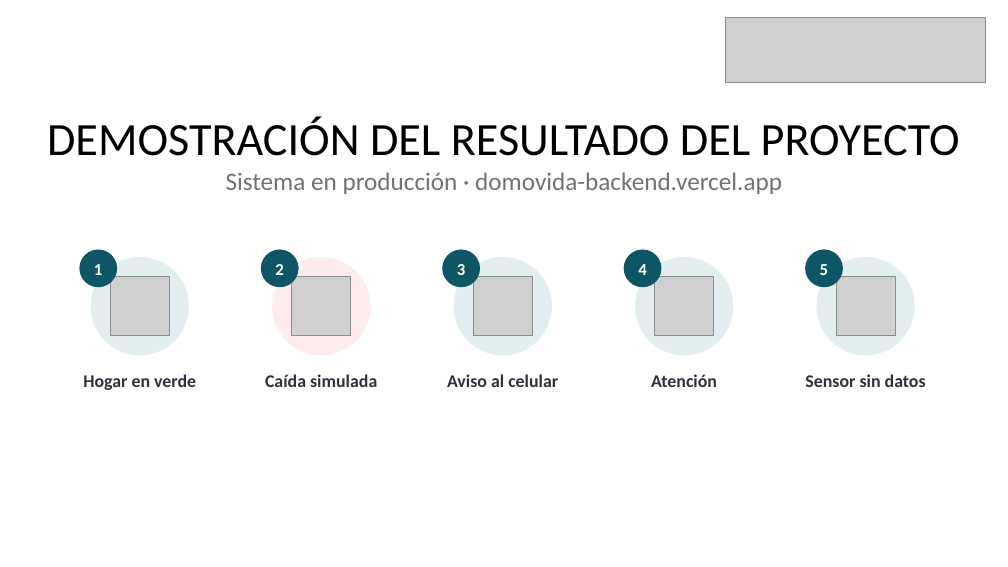
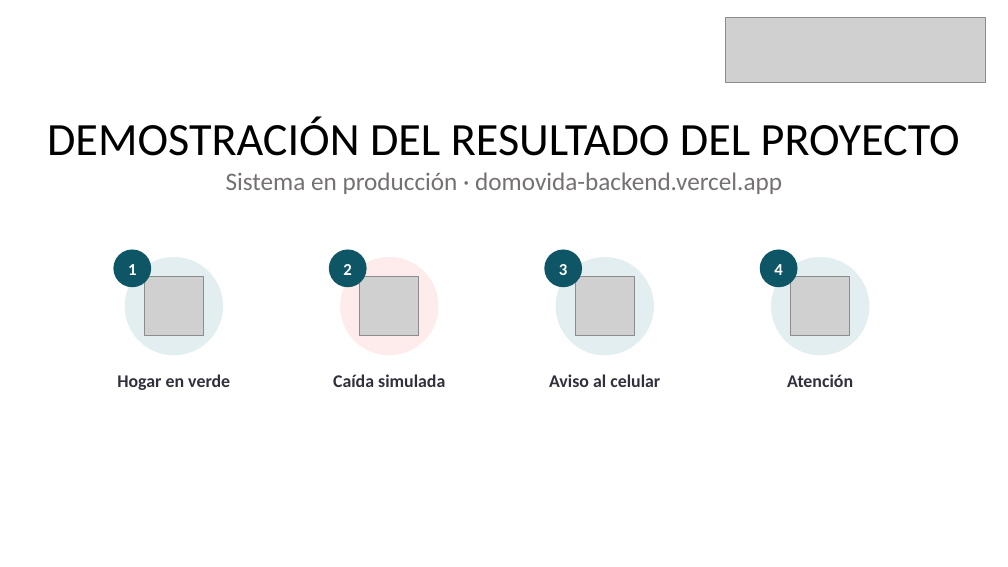
Before and after one commit to AndresVergara74/domovida-backend, a slide deck: slide 15 of docs/fase2/evidencias_proyecto/presentacion/VERGARA_ANDRES_Presentacion_Proyecto_APT_DomoVida.pptx. Drawn at 1008x567 pixels with LibreOffice and Linux fonts; fonts in the diff are those of the drawing; grey boxes stand for pictures. Boxes give left, top, right and bottom in pixels: in the first picture for what was removed or moved away, otherwise in the second. Text is boxed around its words. In the diff, an @@ line names an element or a change of style, - is before the commit and + after.

```diff
--- a/docs/fase2/evidencias_proyecto/presentacion/VERGARA_ANDRES_Presentacion_Proyecto_APT_DomoVida.pptx
+++ b/docs/fase2/evidencias_proyecto/presentacion/VERGARA_ANDRES_Presentacion_Proyecto_APT_DomoVida.pptx
@@ 2 ellipses, 1 picture, 1 text: place and size @@
-2 ellipses, 1 picture, 1 text at [79, 250, 196, 390]
+2 ellipses, 1 picture, 1 text at [113, 250, 230, 390]
@@ 2 ellipses, 1 picture, 1 text: place and size @@
-2 ellipses, 1 picture, 1 text at [261, 250, 377, 387]
+2 ellipses, 1 picture, 1 text at [329, 250, 445, 387]
@@ 2 ellipses, 1 picture, 1 text: place and size @@
-2 ellipses, 1 picture, 1 text at [442, 250, 558, 387]
+2 ellipses, 1 picture, 1 text at [544, 250, 660, 387]
@@ 2 ellipses, 1 picture, 1 text: place and size @@
-2 ellipses, 1 picture, 1 text at [624, 250, 734, 387]
+2 ellipses, 1 picture, 1 text at [760, 250, 870, 387]
@@ ellipse removed at [805, 250, 843, 287] @@
-5
@@ ellipse removed at [817, 257, 915, 355] @@
@@ picture removed at [836, 277, 895, 336] @@
@@ text removed at [805, 374, 926, 387] @@
-Sensor sin datos
```
Also in this commit, not shown: 1 other slide changed.
